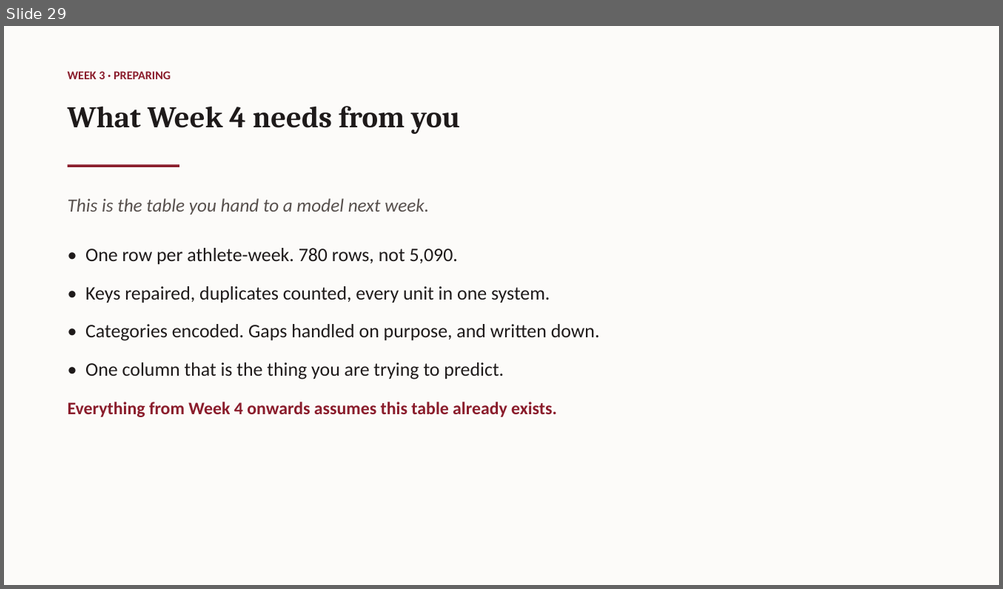
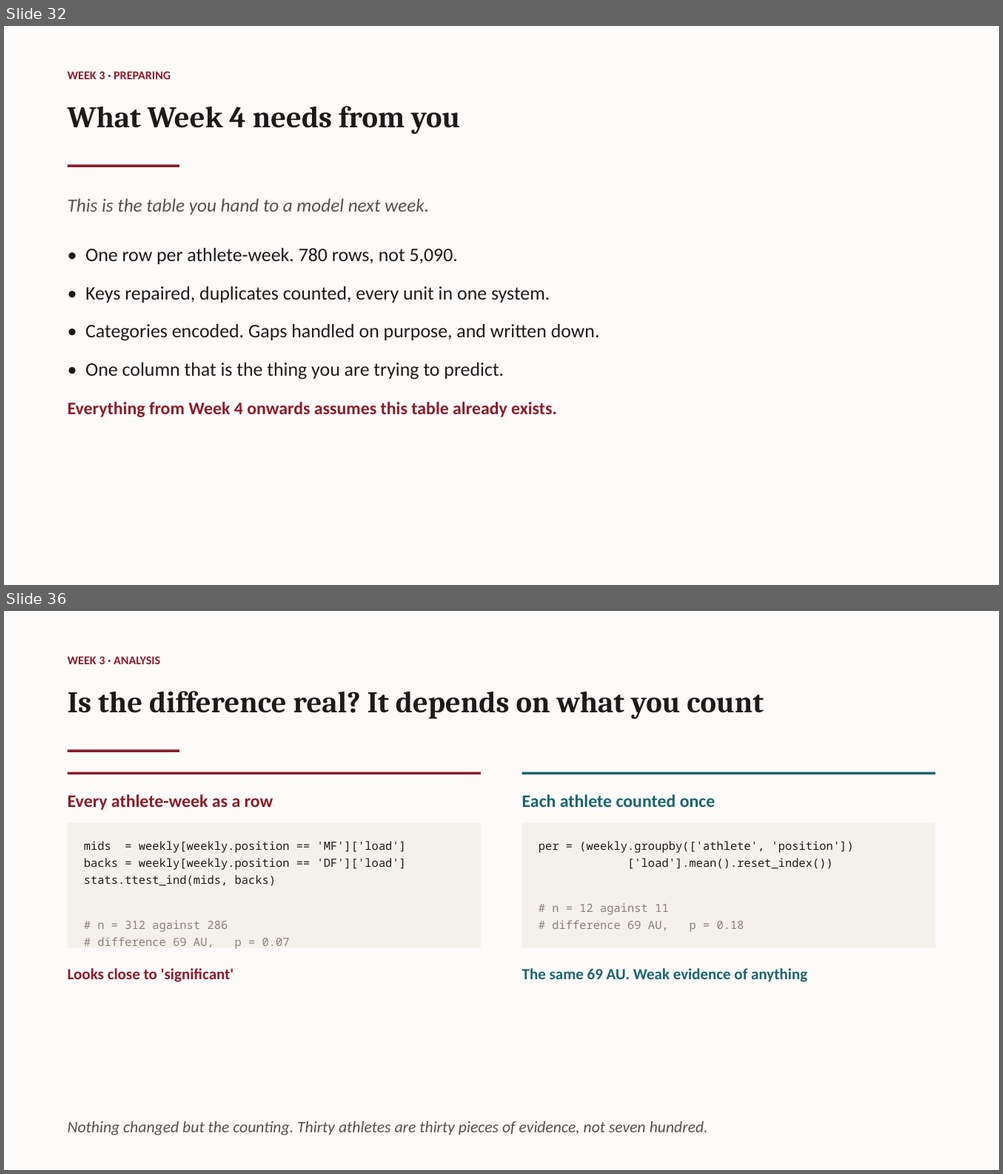
Before and after one commit to galipaydin/pes3850, a slide deck: lectures/week03/slides.pptx. Shown one above the other, each under a label of ours: slide 29 before the commit, slides 32 and 36 after it; the slides between them are not shown. The pictures are 1003x589 and 1003x1174 pixels, drawn with LibreOffice and Linux fonts; fonts in the diff are those of the drawing. Boxes give left, top, right and bottom in pixels: in the first picture for what was removed or moved away, otherwise in the second. Text is boxed around its words. In the diff, an @@ line names an element or a change of style, - is before the commit and + after.

Commit message:
Week 3 slides: preprocessing, analysis and machine learning

```diff
--- a/lectures/week03/slides.pptx
+++ b/lectures/week03/slides.pptx
@@ slide 36 added at [4,611,999,1170], background #FCFBF9 @@
@@ text added at [68,656,160,664], 11.5 pt, text #8A1C2B, bold @@
+WEEK 3 · ANALYSIS
@@ text added at [68,691,763,719], 29 pt, text #1E1A1A, bold @@
+Is the difference real? It depends on what you count
@@ rectangle added at [68,750,179,753], fill #8A1C2B @@
@@ rectangle added at [68,772,481,775], fill #8A1C2B @@
@@ rectangle added at [522,772,935,775], fill #1B6470 @@
@@ text added at [68,795,273,810], 17 pt, text #8A1C2B, bold @@
+Every athlete-week as a row
@@ text added at [522,795,715,807], 17 pt, text #1B6470, bold @@
+Each athlete counted once
@@ rectangle added at [68,823,481,948], fill #F4F1ED @@
@@ rectangle added at [522,823,935,948], fill #F4F1ED @@
@@ text added at [84,841,406,949], 11 pt, text #1E1A1A @@
+mids = weekly[weekly.position == 'MF']['load']
+backs = weekly[weekly.position == 'DF']['load']
+stats.ttest_ind(mids, backs)
+# n = 312 against 286
+# difference 69 AU, p = 0.07
@@ text added at [538,841,854,932], 11 pt, text #1E1A1A @@
+per = (weekly.groupby(['athlete', 'position'])
+['load'].mean().reset_index())
+# n = 12 against 11
+# difference 69 AU, p = 0.18
@@ text added at [68,968,234,982], 15 pt, text #8A1C2B, bold @@
+Looks close to 'significant'
@@ text added at [522,968,807,982], 15 pt, text #1B6470, bold @@
+The same 69 AU. Weak evidence of anything
@@ text added at [68,1122,708,1136], 15.5 pt, text #57504D, italic @@
+Nothing changed but the counting. Thirty athletes are thirty pieces of evidence, not seven hundred.
@@ what was slide 29 is now slide 32 @@
```
Also in this commit, not shown: 11 other slides added, 1 other file.
